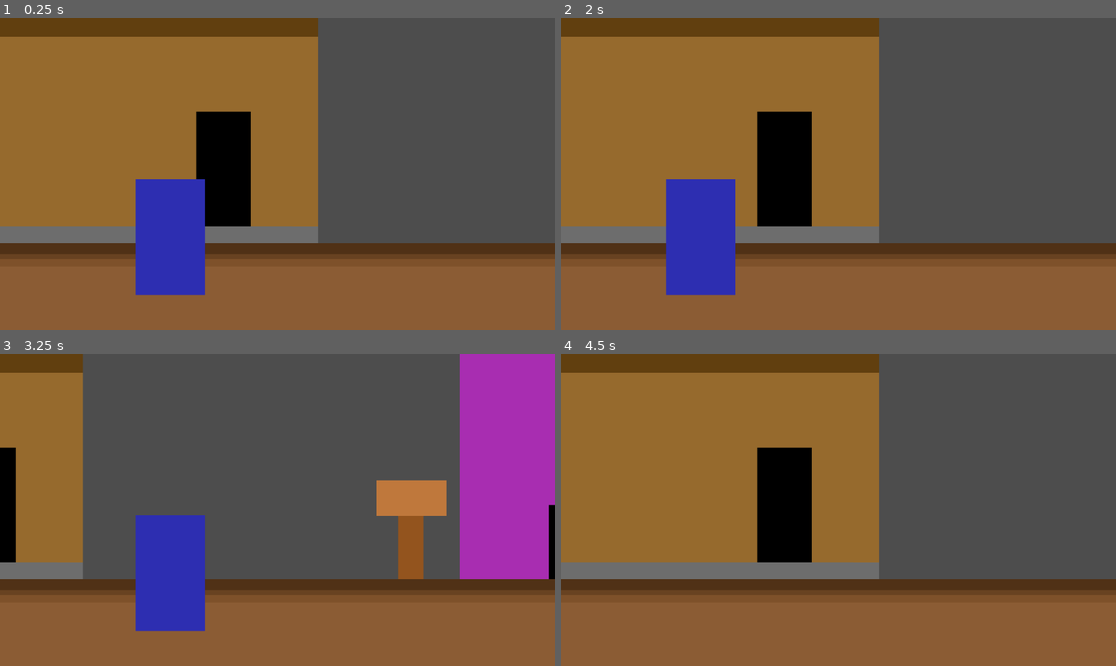
Above: before the commit, frames 1-4 (two rows, left to right).
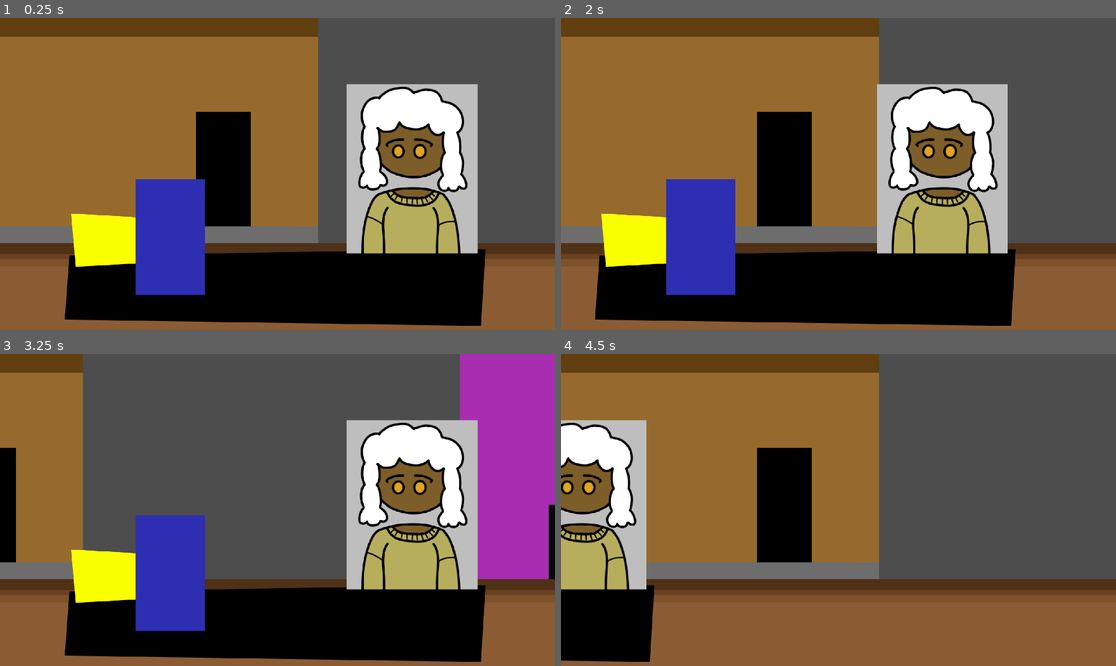
Above: after the commit, the same moments.

Repository: SaulMarrero/Unwild-Animal-Village
Game: Godot game, scene res://scenes/street.tscn
The game is run twice, just before and just after one commit, with the same random seed, the same clock (stepped at 60 frames per second) and the same inputs. The project has no main scene, so this scene is started directly.
Inputs (mouse positions are in pixels of both pictures, inside the frame that each line leads up to):
- Up to frame 1 (0.25 s): no input
- Up to frame 2 (2 s): tap Enter at 0.5 s; move the mouse to (960, 158) at 0.52 s; press the mouse at (960, 158) at 0.53 s; hold D (ui_right) 0.53-1.28 s; move the mouse to (727, 189) at 1.27 s; release the mouse at (727, 189) at 1.28 s; hold A (ui_left) from 1.28 s (still down); tap Shift (run) at 1.35 s; click (727, 189) at 1.55 s
- Up to frame 3 (3.25 s): move the mouse to (333, 441) at 2.02 s; release A (ui_left) at 2.03 s; press the mouse at (333, 441) at 2.03 s; hold D (ui_right) from 2.03 s (still down); move the mouse to (249, 572) at 2.77 s; release the mouse at (249, 572) at 2.78 s; click (249, 572) at 2.85 s
- Up to frame 4 (4.5 s): move the mouse to (1005, 556) at 3.52 s; release D (ui_right) at 3.53 s; hold Shift (run) 3.53-4.28 s; hold A (ui_left) from 3.53 s (still down); click (1005, 556) at 3.8 s; move the mouse to (672, 463) at 4.27 s; click (672, 463) at 4.35 s

The runs differ from the first frame. In frame 1, 29% of the frame differs, in the area x 11-88%, y 21-99%; in frame 2, 29%; in frame 3, 29%; in frame 4, 12%.

Commit message:
Update
Avances

Diff:
--- a/project.godot
+++ b/project.godot
@@ -40,6 +40,11 @@
 "events": [Object(InputEventKey,"resource_local_to_scene":false,"resource_name":"","device":-1,"window_id":0,"alt_press …(195 unchanged characters)…
 ]
 }
+click={
+"deadzone": 0.2,
+"events": [Object(InputEventMouseButton,"resource_local_to_scene":false,"resource_name":"","device":-1,"window_id":0,"alt_pressed":false,"shift_pressed":false,"ctrl_pressed":false,"meta_pressed":false,"button_mask":0,"position":Vector2(0, 0),"global_position":Vector2(0, 0),"factor":1.0,"button_index":1,"canceled":false,"pressed":false,"double_click":false,"script":null)
+]
+}
 
 [physics]
 
@@ -47,6 +52,7 @@
 
 [rendering]
 
+textures/canvas_textures/default_texture_filter=0
 rendering_device/driver.windows="d3d12"
 renderer/rendering_method="gl_compatibility"
 renderer/rendering_method.mobile="gl_compatibility"
--- /dev/null
+++ b/scenes/house.tscn
@@ -0,0 +1,133 @@
+[gd_scene format=3 uid="uid://b3lxo6bfgjps8"]
+
+[ext_resource type="Texture2D" uid="uid://bckkrwwinuboa" path="res://sprites/house1.png" id="1_d7po0"]
+[ext_resource type="Script" uid="uid://bw4woi8wfebk4" path="res://scripts/player.gd" id="2_3bgk5"]
+[ext_resource type="Texture2D" uid="uid://l8w8cp1gbg70" path="res://sprites/Dialogos.png" id="3_f74lx"]
+[ext_resource type="Texture2D" uid="uid://3taaqc6wkxh0" path="res://sprites/oveja.png" id="4_ptc3g"]
+[ext_resource type="Texture2D" uid="uid://deuhji0sifbct" path="res://sprites/player.png" id="5_wcu0q"]
+[ext_resource type="Script" uid="uid://cydr7ul1nic8h" path="res://scripts/paintings.gd" id="6_f74lx"]
+
+[sub_resource type="RectangleShape2D" id="RectangleShape2D_bwc8c"]
+size = Vector2(60, 60)
+
+[sub_resource type="SpriteFrames" id="SpriteFrames_mhx8p"]
+animations = [{
+"frames": [{
+"duration": 1.0,
+"texture": ExtResource("5_wcu0q")
+}],
+"loop": false,
+"name": &"default",
+"speed": 5.0
+}]
+
+[sub_resource type="RectangleShape2D" id="RectangleShape2D_3bgk5"]
+size = Vector2(417, 429)
+
+[sub_resource type="RectangleShape2D" id="RectangleShape2D_f74lx"]
+size = Vector2(192, 795)
+
+[sub_resource type="RectangleShape2D" id="RectangleShape2D_ptc3g"]
+size = Vector2(632, 707)
+
+[sub_resource type="RectangleShape2D" id="RectangleShape2D_wcu0q"]
+size = Vector2(474, 518)
+
+[sub_resource type="RectangleShape2D" id="RectangleShape2D_mhx8p"]
+size = Vector2(448, 194)
+
+[sub_resource type="RectangleShape2D" id="RectangleShape2D_65la3"]
+size = Vector2(179, 829)
+
+[node name="house" type="Node2D" unique_id=66368149]
+
+[node name="Sprite2D" type="Sprite2D" parent="." unique_id=1557737285]
+position = Vector2(1300, 540)
+texture = ExtResource("1_d7po0")
+
+[node name="player" type="CharacterBody2D" parent="." unique_id=429524840]
+position = Vector2(590, 759)
+script = ExtResource("2_3bgk5")
+
+[node name="collision" type="CollisionShape2D" parent="player" unique_id=748499157]
+shape = SubResource("RectangleShape2D_bwc8c")
+
+[node name="animation" type="AnimatedSprite2D" parent="player" unique_id=1031602730]
+sprite_frames = SubResource("SpriteFrames_mhx8p")
+
+[node name="camera" type="Camera2D" parent="player" unique_id=1322674370]
+position = Vector2(370, -219)
+limit_left = 0
+limit_right = 2600
+
+[node name="canvaslayer" type="CanvasLayer" parent="player" unique_id=1122483178]
+visible = false
+
+[node name="Marco" type="Sprite2D" parent="player/canvaslayer" unique_id=1258848422]
+position = Vector2(960, 540)
+texture = ExtResource("3_f74lx")
+
+[node name="characterSprite" type="Sprite2D" parent="player/canvaslayer" unique_id=688595958]
+position = Vector2(1418, 494)
+texture = ExtResource("4_ptc3g")
+
+[node name="labelName" type="Label" parent="player/canvaslayer/characterSprite" unique_id=429469235]
+offset_left = -1105.0
+offset_top = 178.0
+offset_right = -828.0
+offset_bottom = 380.0
+rotation = -0.05235988
+theme_override_colors/font_color = Color(0, 0, 0, 1)
+theme_override_font_sizes/font_size = 60
+text = "Miss
+Sheep"
+horizontal_alignment = 1
+vertical_alignment = 1
+metadata/_edit_use_anchors_ = true
+
+[node name="labelText" type="Label" parent="player/canvaslayer/characterSprite" unique_id=284221255]
+offset_left = -1107.0
+offset_top = 382.0
+offset_right = -231.0
+offset_bottom = 451.0
+theme_override_font_sizes/font_size = 50
+text = "Hola esto es un texto muy promedio"
+
+[node name="paintings" type="Area2D" parent="." unique_id=1370277022]
+script = ExtResource("6_f74lx")
+
+[node name="CollisionShape2D" type="CollisionShape2D" parent="paintings" unique_id=1816949630]
+position = Vector2(537.5, 294.5)
+shape = SubResource("RectangleShape2D_3bgk5")
+
+[node name="puerta1" type="Area2D" parent="." unique_id=1690468373]
+
+[node name="CollisionShape2D" type="CollisionShape2D" parent="puerta1" unique_id=1803017950]
+position = Vector2(76, 546.5)
+shape = SubResource("RectangleShape2D_f74lx")
+
+[node name="chimenea" type="Area2D" parent="." unique_id=660461058]
+
+[node name="CollisionShape2D" type="CollisionShape2D" parent="chimenea" unique_id=1054400643]
+position = Vector2(1135, 345.5)
+shape = SubResource("RectangleShape2D_ptc3g")
+
+[node name="ventana" type="Area2D" parent="." unique_id=792878866]
+
+[node name="CollisionShape2D" type="CollisionShape2D" parent="ventana" unique_id=1394199619]
+position = Vector2(1712, 282)
+shape = SubResource("RectangleShape2D_wcu0q")
+
+[node name="libros" type="Area2D" parent="." unique_id=1368330092]
+
+[node name="CollisionShape2D" type="CollisionShape2D" parent="libros" unique_id=1371862302]
+position = Vector2(2207, 234)
+shape = SubResource("RectangleShape2D_mhx8p")
+
+[node name="puerta2" type="Area2D" parent="." unique_id=40510011]
+
+[node name="CollisionShape2D" type="CollisionShape2D" parent="puerta2" unique_id=1024667291]
+position = Vector2(2527.5, 551.5)
+shape = SubResource("RectangleShape2D_65la3")
+
+[connection signal="input_event" from="paintings" to="paintings" method="_on_input_event"]
--- a/scenes/street.tscn
+++ b/scenes/street.tscn
@@ -6,8 +6,9 @@
 [ext_resource type="Texture2D" uid="uid://c12om4nqrkxyq" path="res://sprites/house.png" id="3_yrasx"]
 [ext_resource type="Texture2D" uid="uid://y47i0f2nbhrw" path="res://sprites/mansion.png" id="4_7vr8w"]
 [ext_resource type="Texture2D" uid="uid://fkar2w5obfmy" path="res://sprites/police.png" id="5_5m0si"]
-[ext_resource type="Script" uid="uid://bw4woi8wfebk4" path="res://scenes/player.gd" id="7_5m0si"]
+[ext_resource type="Script" uid="uid://bw4woi8wfebk4" path="res://scripts/player.gd" id="7_5m0si"]
 [ext_resource type="Texture2D" uid="uid://l8w8cp1gbg70" path="res://sprites/Dialogos.png" id="7_7vr8w"]
+[ext_resource type="Texture2D" uid="uid://3taaqc6wkxh0" path="res://sprites/oveja.png" id="8_dxpu0"]
 
 [sub_resource type="RectangleShape2D" id="RectangleShape2D_5m0si"]
 size = Vector2(60, 60)
@@ -76,8 +77,11 @@
 limit_right = 15600
 
 [node name="Marco" type="Sprite2D" parent="player/camera" unique_id=1269771745]
-visible = false
 texture = ExtResource("7_7vr8w")
+
+[node name="characterSprite" type="Sprite2D" parent="player/camera" unique_id=2001733763]
+position = Vector2(458, -46)
+texture = ExtResource("8_dxpu0")
 
 [node name="collision" type="CollisionShape2D" parent="player" unique_id=2033998921]
 shape = SubResource("RectangleShape2D_5m0si")
--- /dev/null
+++ b/scripts/paintings.gd
@@ -0,0 +1,31 @@
+extends Area2D
+
+@onready var cl = $"../player/canvaslayer"
+@onready var labelName = $"../player/canvaslayer/characterSprite/labelName"
+@onready var labelText = $"../player/canvaslayer/characterSprite/labelText"
+
+var textos: Array[String] = [
+	"Hola soy la oveja",
+	"Vivo aquí en el pueblo",
+	"Ten cuidado con el lobo"
+]
+
+var dialog_index := 0
+var active := false
+
+func _on_input_event(viewport, event, shape_idx) -> void:
+	if event.is_action_pressed("click") and not active:
+		active = true
+		cl.visible = true
+		labelName.text = "Miss\nSheep"
+		labelText.text = textos[dialog_index]
+
+func _input(event: InputEvent) -> void:
+	if active and event.is_action_pressed("click"):
+		dialog_index += 1
+		if dialog_index < textos.size():
+			labelText.text = textos[dialog_index]
+		else:
+			cl.visible = false
+			active = false
+			dialog_index = 0
Not shown, added: scripts/paintings.gd.uid
Renamed: scenes/player.gd -> scripts/player.gd
Renamed: scenes/player.gd.uid -> scripts/player.gd.uid
Binary file changed: sprites/Dialogos.png
Binary file added: sprites/house1.png
Not shown, added: sprites/house1.png.import
Binary file added: sprites/oveja.png
Not shown, added: sprites/oveja.png.import
Not shown, added: scenes/house.tscn.depren
Not shown, added: scenes/house.tscn33575485038.tmp
